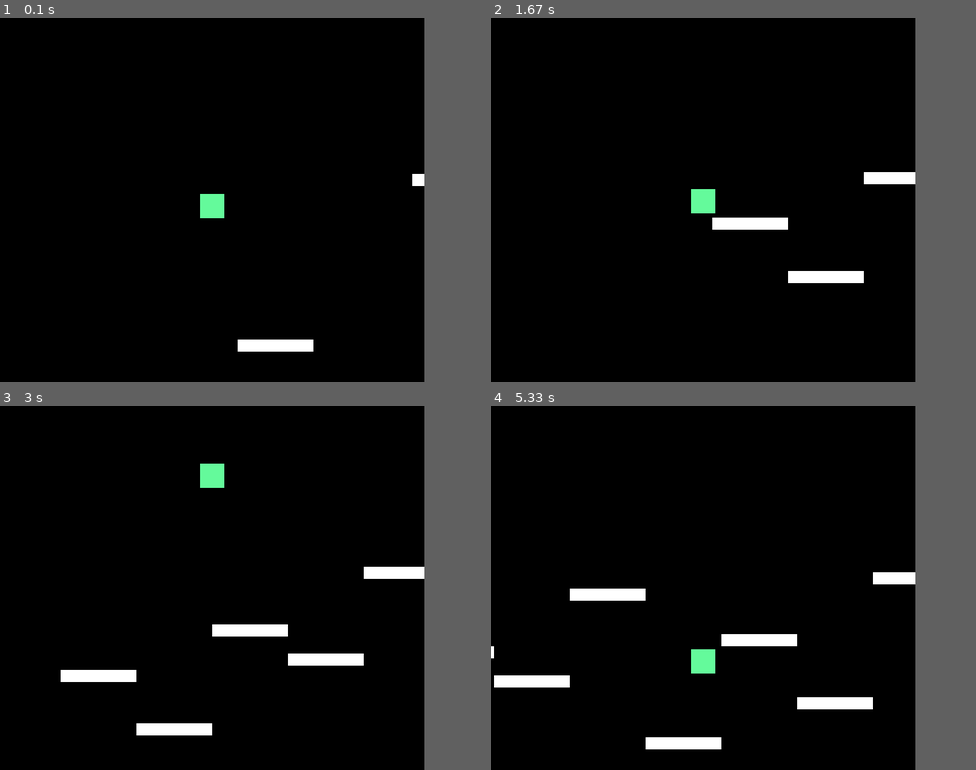
Above: before the commit, frames 1-4 (two rows, left to right).
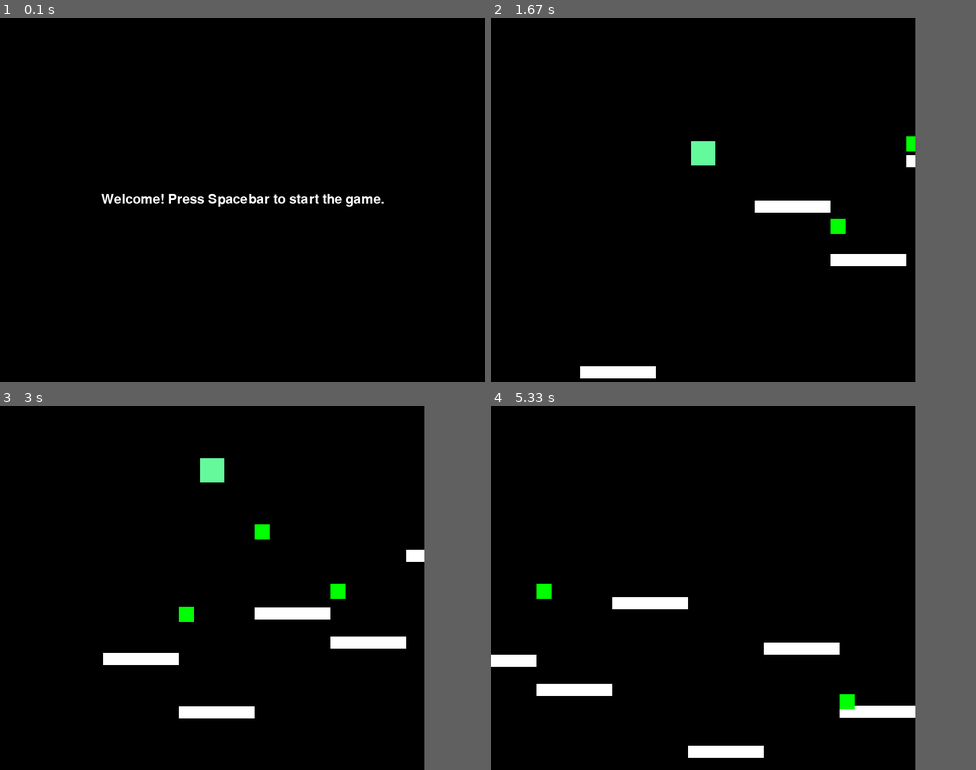
Above: after the commit, the same moments.

Repository: gavinraym/alphaPygame
Game: pygame game, started from platformer/main.py
Same seed, same stepped clock (60 frames per second), same inputs: the game is played once before the commit and once after it.
Inputs:
- Up to frame 1 (0.1 s): no input
- Up to frame 2 (1.67 s): tap Space at 0.33, 0.73, 1.03 s
- Up to frame 3 (3 s): tap Space at 2.07, 2.37 s
- Up to frame 4 (5.33 s): tap Space at 3.4, 4.47 s
In our replay, in frame 1 the window is 700x600 before the commit and 800x600 after it. These sizes can differ from the game's own. Grey fills any space a smaller window leaves; there, only what the larger window draws over its background counts as a difference.

The runs differ from the first frame. In frame 1, 1.6% of the frame differs, in the area x 20-88%, y 42-92%; in frame 2, 3.9%; in frame 3, 5.2%; in frame 4, 5.7%, in the area x 0-88%, y 45-97%.

Commit message:
Added but not integrated

Diff:
--- a/platformer/game_over.py
+++ b/platformer/game_over.py
@@ -1,6 +1,41 @@
 import pygame
 import sys
 
-def trigger_game_over():
-  pygame.quit()
-  sys.exit()
+class EndScreen:
+    def __init__(self, width, height):
+        self.width = width
+        self.height = height
+        self.screen = pygame.display.set_mode((width, height))
+        self.font = pygame.font.Font(None, 36)
+        self.text = "Game Over"
+        self.text_rect = None
+        self.button = pygame.Rect(width // 2 - 50, height // 2 + 50, 100, 50)
+        self.button_text = "Play Again"
+        self.button_text_rect = None
+
+    def draw(self):
+        self.screen.fill((0, 0, 0))  # Black background
+
+        # Draw the game over text
+        self.text_rect = self.font.render(self.text, True, (255, 255, 255)).get_rect(center=(self.width // 2, self.height // 2 - 50))
+        self.screen.blit(self.font.render(self.text, True, (255, 255, 255)), self.text_rect)
+
+        # Draw the play again button
+        pygame.draw.rect(self.screen, (0, 255, 0), self.button)
+        self.button_text_rect = self.font.render(self.button_text, True, (0, 0, 0)).get_rect(center=self.button.center)
+        self.screen.blit(self.font.render(self.button_text, True, (0, 0, 0)), self.button_text_rect)
+
+        pygame.display.flip()
+
+    def handle_events(self):
+        for event in pygame.event.get():
+            if event.type == pygame.QUIT:
+                pygame.quit()
+                sys.exit()
+            elif event.type == pygame.MOUSEBUTTONDOWN and event.button == 1:
+                mouse_pos = pygame.mouse.get_pos()
+                if self.button.collidepoint(mouse_pos):
+                    # Play again button clicked
+                    return True
+
+        return False
--- a/platformer/main.py
+++ b/platformer/main.py
@@ -4,10 +4,22 @@
 import player
 import platforms
 import sprites
+from main_menu import MainMenu
+from game_over import EndScreen
 
 # Initialize Pygame
 pygame.init()
 
+pygame.init()
+screen = pygame.display.set_mode((800, 600))
+font = pygame.font.Font(None, 32)
+
+main_menu = MainMenu(screen, font)
+main_menu.run()
+end_screen = EndScreen(WINDOW_WIDTH , WINDOW_HEIGHT)
+
+# Define states, Menu, Start, Game, GameOver
+current_state = "Start"
 # Create the game window
 window = pygame.display.set_mode((WINDOW_WIDTH, WINDOW_HEIGHT))
 pygame.display.set_caption("Auto-Scroller Platformer")
@@ -20,8 +32,13 @@
 player.start()
 platforms.start()
 
+
+
+
+
 # Game loop
 running = True
+
 while running:
     # Event handling
     for event in pygame.event.get():
@@ -31,17 +48,33 @@
             if event.key == pygame.K_SPACE:
                 player.jump()
 
-    # Update
-    player.update()
-    platforms.update()
 
-    # Draw
-    window.fill((0, 0, 0))
-    sprites.player.draw(window)
-    sprites.platforms.draw(window)
+    if GAME_OVER:
+        # Game over state
+        end_screen.draw()
+        play_again = end_screen.handle_events()
+        if play_again:
+            # Reset the game state and variables
+            CHANGE_STATE("GAME_OVER", False)
+            # ... Reset game-specific variables here ...
 
-    pygame.display.flip()
-    clock.tick(40)
+    else:
 
-# Quit the game
+        # Update
+        player.update()
+        platforms.update()
+
+        # Draw
+        window.fill((0, 0, 0))
+        sprites.player.draw(window)
+        sprites.platforms.draw(window)
+
+        pygame.display.flip()
+        clock.tick(40)
+
+
+
+
+
+
 pygame.quit()
--- /dev/null
+++ b/platformer/main_menu.py
@@ -0,0 +1,35 @@
+import pygame
+import sys
+
+class MainMenu:
+    def __init__(self, screen, font):
+        self.screen = screen
+        self.font = font
+        self.welcome_msg = "Welcome! Press Spacebar to start the game."
+        self.running = True
+
+    def draw_text(self, text, x, y):
+        surface = self.font.render(text, True, (255, 255, 255))
+        self.screen.blit(surface, (x, y))
+
+    def handle_events(self):
+        for event in pygame.event.get():
+            if event.type == pygame.QUIT:
+                self.running = False
+                sys.exit()
+            elif event.type == pygame.KEYDOWN:
+                if event.key == pygame.K_SPACE:
+                    self.running = False
+
+    def run(self):
+        while self.running:
+            self.screen.fill((0, 0, 0))
+
+            text_width, text_height = self.font.size(self.welcome_msg)
+            x = (self.screen.get_width() // 2) - (text_width // 2)
+            y = (self.screen.get_height() // 2) - (text_height // 2)
+            self.draw_text(self.welcome_msg, x, y)
+
+            self.handle_events()
+
+            pygame.display.flip()
--- a/platformer/platforms.py
+++ b/platformer/platforms.py
@@ -30,6 +30,27 @@
         if self.rect.right <= 0:
             self.kill()
 
+    # GreenSquare class
+class GreenSquare(pygame.sprite.Sprite):
+    def __init__(self, x, y):
+        super().__init__()
+        self.image = pygame.Surface((SQUARE_SIZE, SQUARE_SIZE))
+        self.image.fill("green")
+        self.rect = self.image.get_rect()
+        self.rect.x = x
+        self.rect.y = y
+
+    def update(self):
+        # self.rect.move_ip(-5, 0)  # Auto-scroll the green squares
+
+        # Check collision with player
+        if pygame.sprite.spritecollide(self, sprites.player, False):
+            ADD_POINTS(1)
+            self.kill()
+            print("Points:", POINTS)
+
+
+
 def start():
     starting_platform = Platform(WINDOW_WIDTH // 2 + PLATFORM_WIDTH // 2, WINDOW_HEIGHT - PLATFORM_HEIGHT -50)
     sprites.platforms.add(starting_platform)
@@ -43,7 +64,10 @@
     platform = Platform(x, y)
     platforms.append(platform)
     sprites.platforms.add(platform)
-
+ # Randomly create green squares
+    if random.random() < 0.4:  # Adjust the probability as needed
+        green_square = GreenSquare(x, y - SQUARE_SIZE)
+        sprites.platforms.add(green_square)
 
 def update():
     global frame_count  # Declare frame_count as a global variable
--- a/platformer/player.py
+++ b/platformer/player.py
@@ -29,7 +29,9 @@
 
         # Check collision with ground
         if self.rect.bottom >= WINDOW_HEIGHT + 250:
-            game_over.trigger_game_over()
+            print("Game over detected:", GAME_OVER)
+            CHANGE_STATE("GAME_OVER", True)
+            print("Game over set:", GAME_OVER)
 
     def jump(self):
         tolerance = 15
--- a/platformer/settings.py
+++ b/platformer/settings.py
@@ -18,3 +18,19 @@
 PLAYER_HEIGHT = 40
 PLAYER_JUMP_HEIGHT = 25
 PLAYER_GRAVITY = 1
+
+POINTS=0
+# Game states
+GAME_OVER = False
+
+#Square settings
+SQUARE_SIZE = 25
+SQUARE_SIZE = 25
+
+def CHANGE_STATE(state, value):
+    if state == "GAME_OVER":
+        GAME_OVER = value
+
+def ADD_POINTS(value):
+    POINTS += value
+#
--- a/platformer/sprites.py
+++ b/platformer/sprites.py
@@ -3,3 +3,4 @@
 # Sprite groups
 player = pygame.sprite.Group()
 platforms = pygame.sprite.Group()
+green_squares = pygame.sprite.Group()
Empty file added: platformer/game_loop.py
